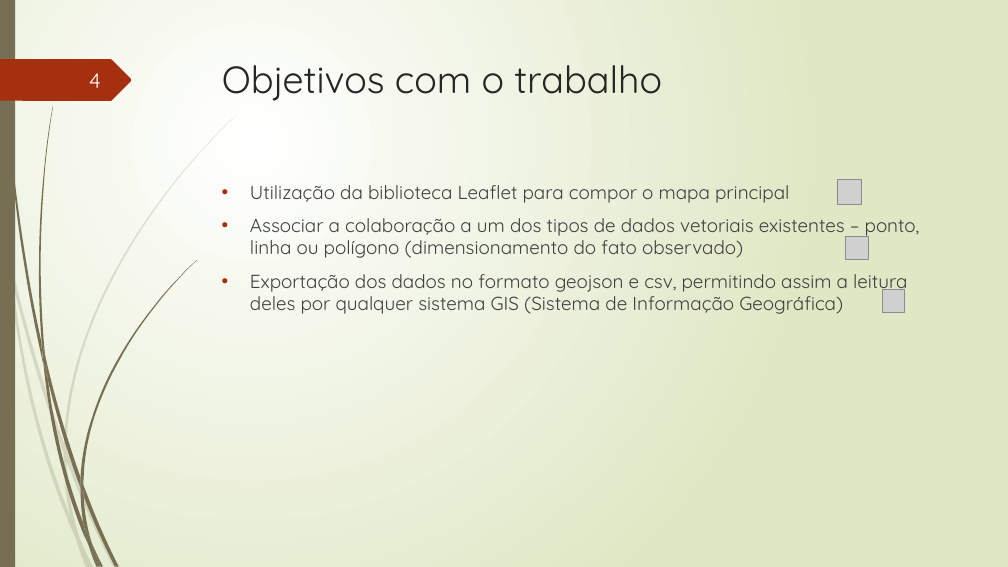
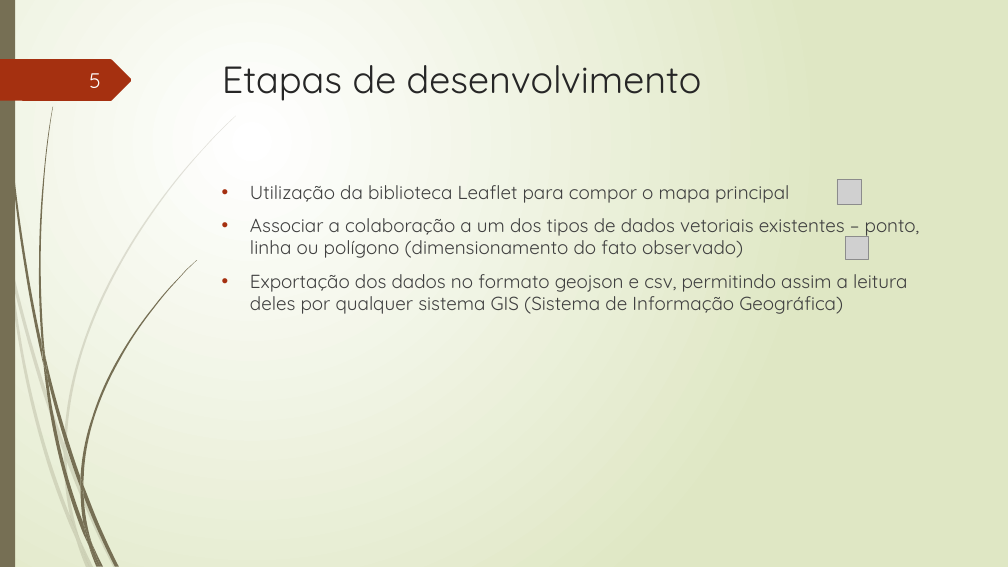
Before and after one commit to TavaresCarlos/TCC, a slide deck: slide 5 of apresentação-do-sistema/apresentação-02.pptx (slide 4 before the commit). Drawn at 1008x567 pixels with LibreOffice and Linux fonts; fonts in the diff are those of the drawing; grey boxes stand for pictures. Boxes give left, top, right and bottom in pixels: in the first picture for what was removed or moved away, otherwise in the second. Text is boxed around its words. In the diff, an @@ line names an element or a change of style, - is before the commit and + after.

```diff
--- a/apresentação-do-sistema/apresentação-02.pptx
+++ b/apresentação-do-sistema/apresentação-02.pptx
@@ page number at bbox=[89, 73, 101, 88]: text changed @@
-4
+5
@@ title at bbox=[222, 65, 702, 101]: text changed @@
-Objetivos com o trabalho
+Etapas de desenvolvimento
@@ picture removed at bbox=[882, 290, 905, 312] @@
```
Also in this commit, not shown: 5 other slides changed, 9 slides added, 5 slides removed, 11 other files.
